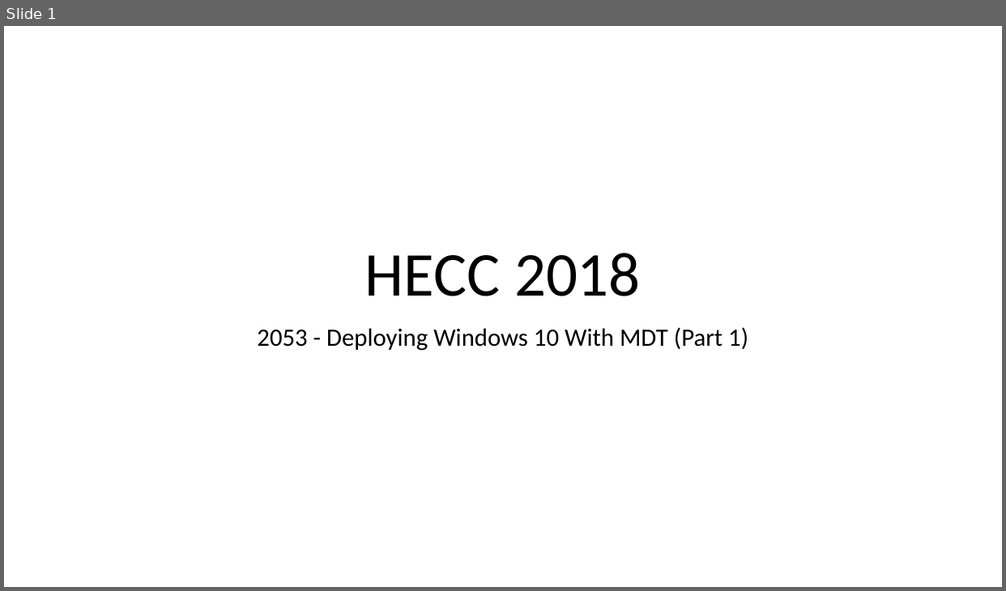
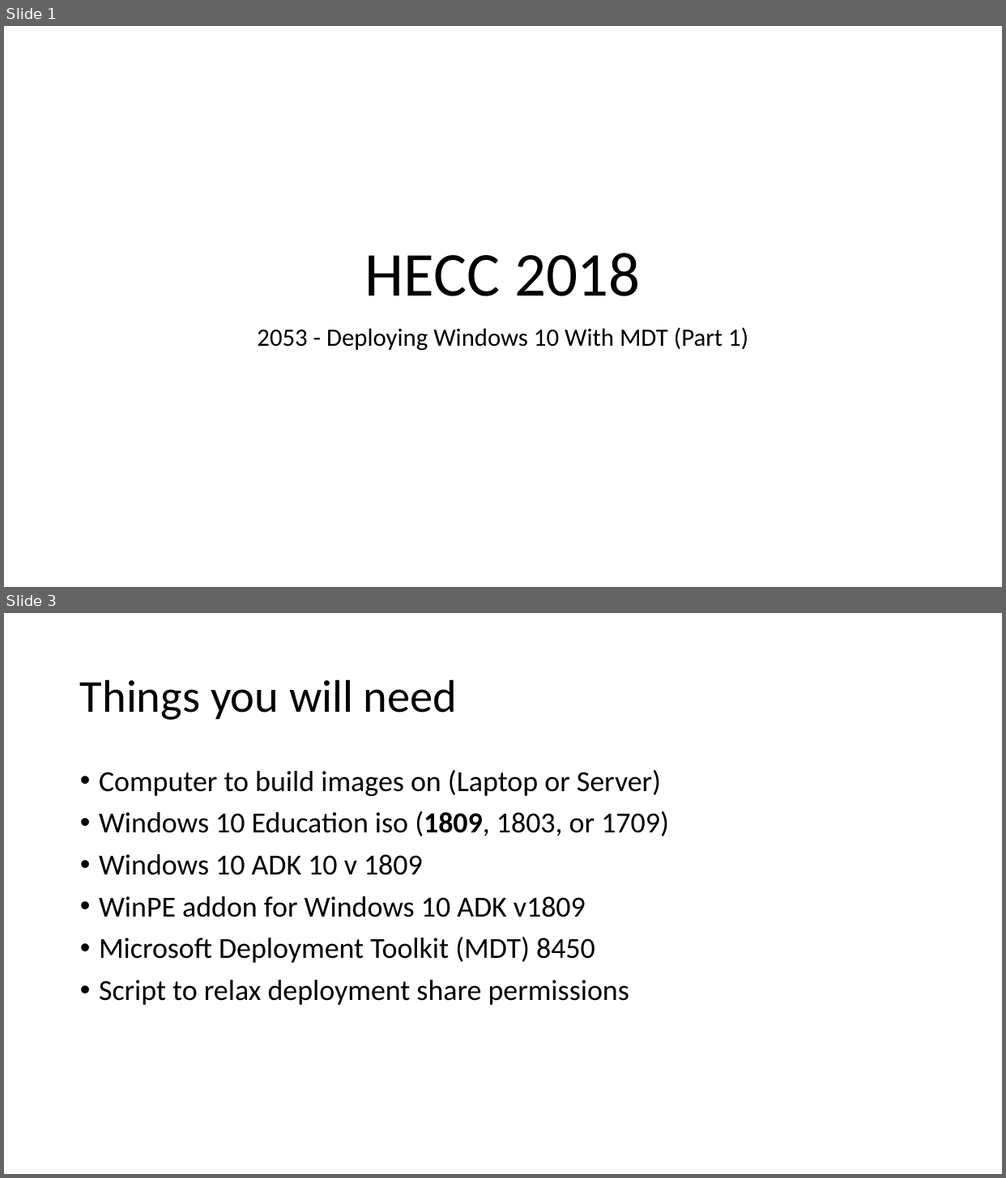
Before and after one commit to fydexx/HECC-2018, a slide deck: Part_01/Section01.pptx. Shown one above the other, each under a label of ours: slide 1 before the commit, slides 1 and 3 after it; the slides between them are not shown. The pictures are 1006x591 and 1006x1178 pixels, drawn with LibreOffice and Linux fonts; fonts in the diff are those of the drawing. Boxes give left, top, right and bottom in pixels: in the first picture for what was removed or moved away, otherwise in the second. Text is boxed around its words. In the diff, an @@ line names an element or a change of style, - is before the commit and + after.

```diff
--- a/Part_01/Section01.pptx
+++ b/Part_01/Section01.pptx
@@ slide 3 added at [4,613,1002,1174], background #FFFFFF @@
@@ title added at [80,679,457,720], 44 pt, text #000000 @@
+Things you will need
@@ text added at [99,770,669,1005], 28 pt, text #000000 @@
+• Computer to build images on (Laptop or Server)
+• Windows 10 Education iso (1809, 1803, or 1709)
+• Windows 10 ADK 10 v 1809
+• WinPE addon for Windows 10 ADK v1809
+• Microsoft Deployment Toolkit (MDT) 8450
+• Script to relax deployment share permissions
```
Also in this commit, not shown: 1 other slide added, 1 other file.
